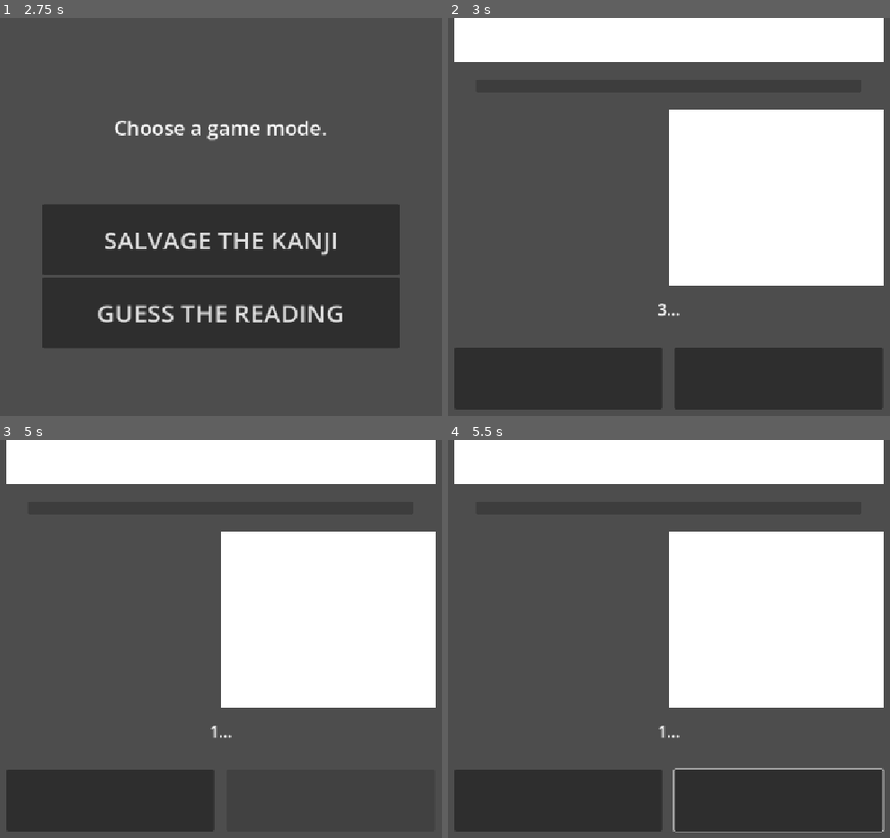
Above: before the commit, frames 1-4 (two rows, left to right).
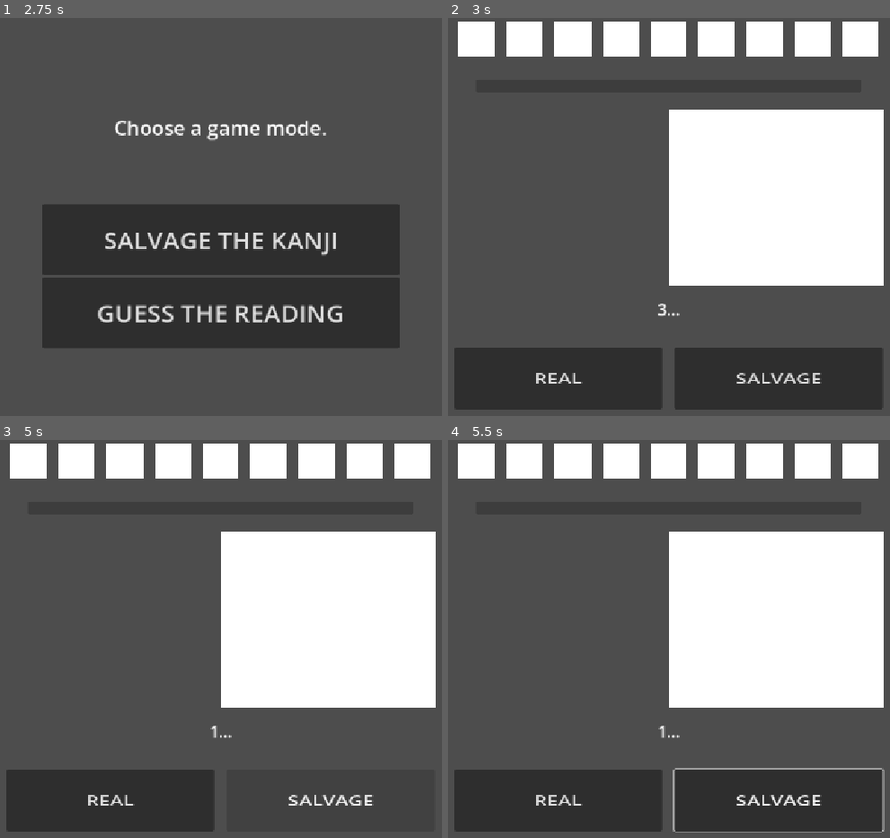
Above: after the commit, the same moments.

Repository: LeYohan-rgb/salvage_the_kanji
Game: Godot game, scene res://Scenes/initial_screen.tscn
Same seed, same stepped clock (60 frames per second), same inputs: the game is played once before the commit and once after it.
Inputs (mouse positions are in pixels of both pictures, inside the frame that each line leads up to):
- Up to frame 1 (2.75 s): click "PLAY" at 0.5 s; click "PLAY" at 1.25 s; click "PLAY" at 2 s
- Up to frame 2 (3 s): click "SALVAGE THE KANJI" at 2.75 s
- Up to frame 3 (5 s): click (110, 802) at 3.5 s; click (331, 802) at 4.25 s
- Up to frame 4 (5.5 s): tap Enter at 5 s; move the mouse to (828, 623) at 5.02 s; hold Right from 5.03 s (still down); tap Alt at 5.1 s; click (828, 623) at 5.17 s

Frame 1 is identical in both runs. In frame 2, 4.6% of the frame differs, in the area x 1-99%, y 0-92%; in frame 3, 4.6%; in frame 4, 4.6%.

Commit message:
Made layout for kanji meter at the top

Diff:
--- a/Scenes/salvage_arena.tscn
+++ b/Scenes/salvage_arena.tscn
@@ -39,13 +39,67 @@
 layout_mode = 2
 size_flags_vertical = 3
 
-[node name="ColorRect" type="ColorRect" parent="main_container/center_container/kanji_meter_container" unique_id=452537380]
+[node name="kanji_meter_box" type="HBoxContainer" parent="main_container/center_container/kanji_meter_container" unique_id=1949163540]
 layout_mode = 1
 anchors_preset = 15
 anchor_right = 1.0
 anchor_bottom = 1.0
 grow_horizontal = 2
 grow_vertical = 2
+
+[node name="Control" type="ColorRect" parent="main_container/center_container/kanji_meter_container/kanji_meter_box" unique_id=1373866904]
+layout_mode = 2
+size_flags_horizontal = 3
+offset_transform_enabled = true
+offset_transform_scale = Vector2(0.8, 0.8)
+
+[node name="Control2" type="ColorRect" parent="main_container/center_container/kanji_meter_container/kanji_meter_box" unique_id=896674477]
+layout_mode = 2
+size_flags_horizontal = 3
+offset_transform_enabled = true
+offset_transform_scale = Vector2(0.8, 0.8)
+
+[node name="Control3" type="ColorRect" parent="main_container/center_container/kanji_meter_container/kanji_meter_box" unique_id=1849000265]
+layout_mode = 2
+size_flags_horizontal = 3
+offset_transform_enabled = true
+offset_transform_scale = Vector2(0.8, 0.8)
+
+[node name="Control4" type="ColorRect" parent="main_container/center_container/kanji_meter_container/kanji_meter_box" unique_id=555380340]
+layout_mode = 2
+size_flags_horizontal = 3
+offset_transform_enabled = true
+offset_transform_scale = Vector2(0.8, 0.8)
+
+[node name="Control5" type="ColorRect" parent="main_container/center_container/kanji_meter_container/kanji_meter_box" unique_id=66746978]
+layout_mode = 2
+size_flags_horizontal = 3
+offset_transform_enabled = true
+offset_transform_scale = Vector2(0.8, 0.8)
+
+[node name="Control6" type="ColorRect" parent="main_container/center_container/kanji_meter_container/kanji_meter_box" unique_id=1662276265]
+layout_mode = 2
+size_flags_horizontal = 3
+offset_transform_enabled = true
+offset_transform_scale = Vector2(0.8, 0.8)
+
+[node name="Control7" type="ColorRect" parent="main_container/center_container/kanji_meter_container/kanji_meter_box" unique_id=273293418]
+layout_mode = 2
+size_flags_horizontal = 3
+offset_transform_enabled = true
+offset_transform_scale = Vector2(0.8, 0.8)
+
+[node name="Control8" type="ColorRect" parent="main_container/center_container/kanji_meter_container/kanji_meter_box" unique_id=397327087]
+layout_mode = 2
+size_flags_horizontal = 3
+offset_transform_enabled = true
+offset_transform_scale = Vector2(0.8, 0.8)
+
+[node name="Control9" type="ColorRect" parent="main_container/center_container/kanji_meter_container/kanji_meter_box" unique_id=1285510977]
+layout_mode = 2
+size_flags_horizontal = 3
+offset_transform_enabled = true
+offset_transform_scale = Vector2(0.8, 0.8)
 
 [node name="time_container" type="Control" parent="main_container/center_container" unique_id=691080118]
 layout_mode = 2
@@ -123,6 +177,8 @@
 size_flags_horizontal = 3
 offset_transform_enabled = true
 offset_transform_scale = Vector2(1, 0.7)
+theme_override_font_sizes/font_size = 32
+text = "REAL"
 
 [node name="Button2" type="Button" parent="main_container/center_container/button_container" unique_id=929608096]
 custom_minimum_size = Vector2(0, 100)
@@ -130,6 +186,8 @@
 size_flags_horizontal = 3
 offset_transform_enabled = true
 offset_transform_scale = Vector2(1, 0.7)
+theme_override_font_sizes/font_size = 32
+text = "SALVAGE"
 
 [node name="Control3" type="Control" parent="main_container" unique_id=1103943657]
 layout_mode = 2
